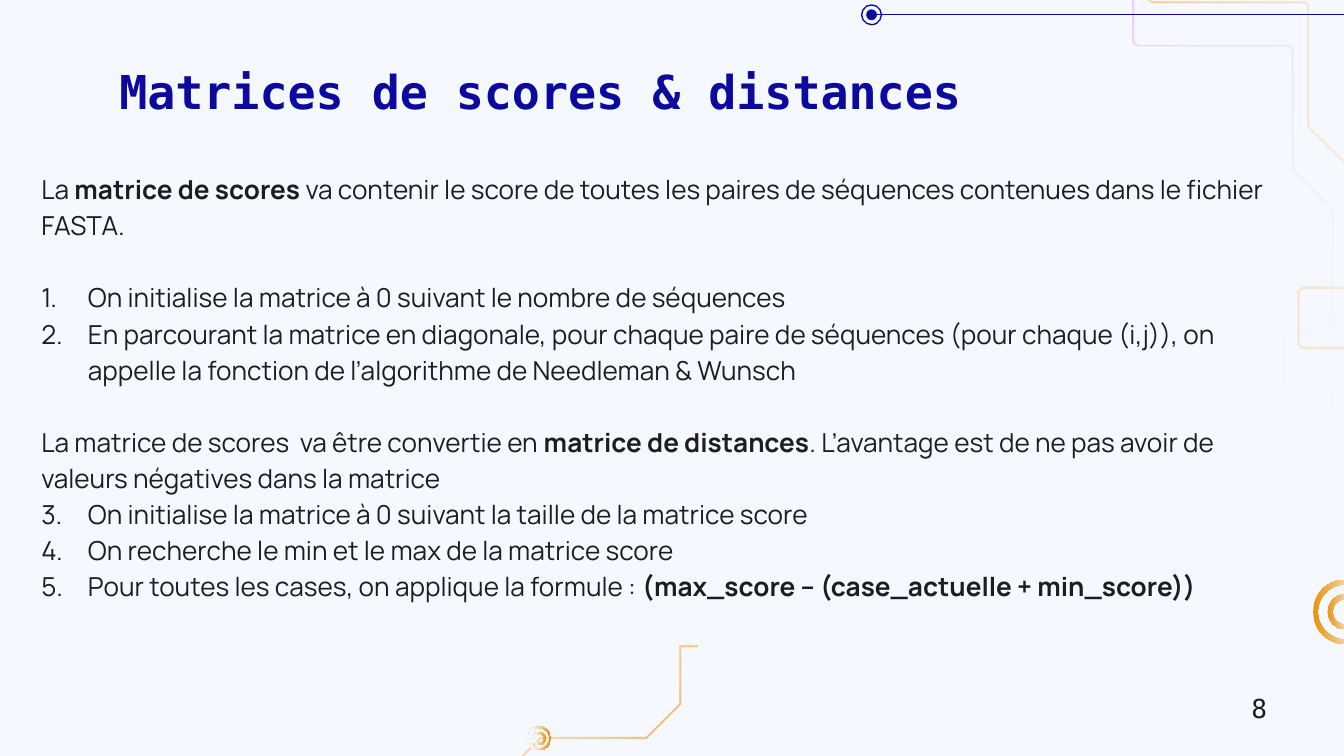
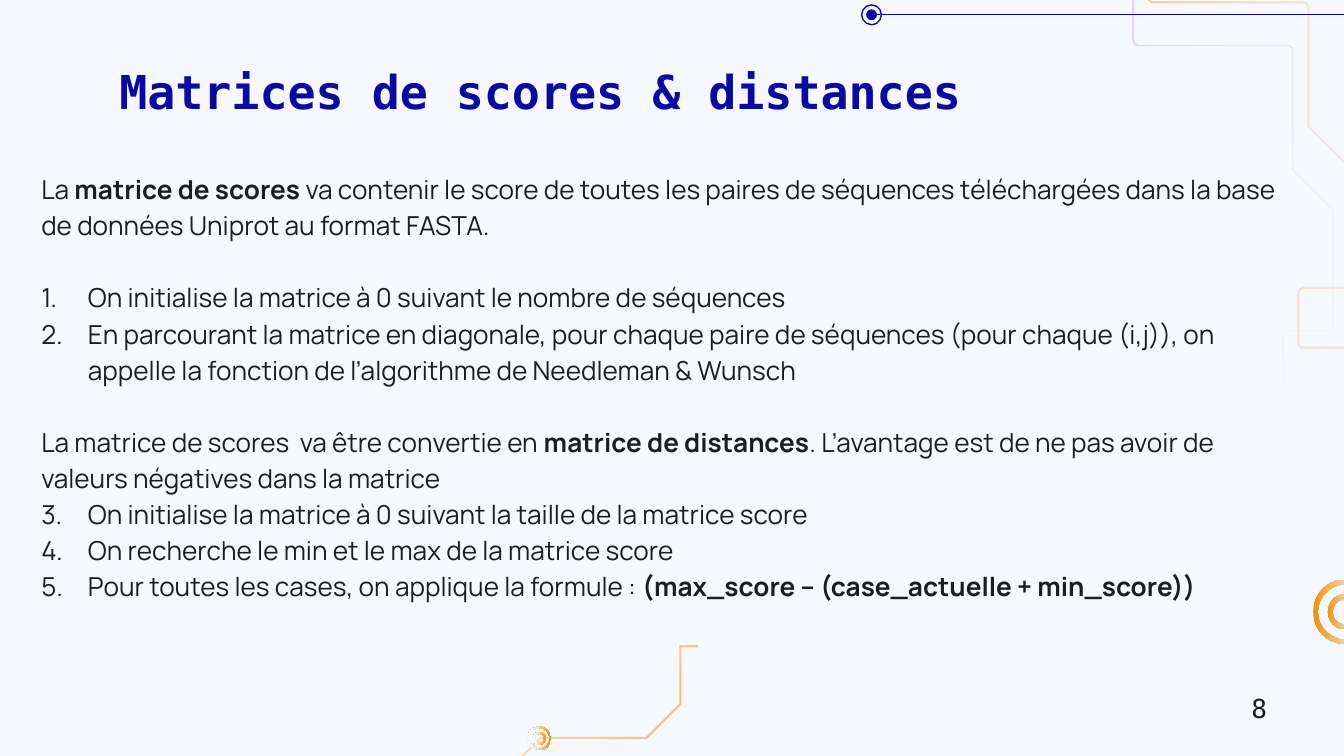
Before and after one commit to InLe074/LEBIB_Ines_Projet_Clustal_M2BI, a slide deck: slide 8 of Presentation_Projet_Clustal.pptx. Drawn at 1344x756 pixels with LibreOffice and Linux fonts; fonts in the diff are those of the drawing; background and template pictures are left out. Boxes give left, top, right and bottom in pixels: in the first picture for what was removed or moved away, otherwise in the second. Text is boxed around its words. In the diff, an @@ line names an element or a change of style, - is before the commit and + after.

```diff
--- a/Presentation_Projet_Clustal.pptx
+++ b/Presentation_Projet_Clustal.pptx
@@ subtitle at (41,178,1275,242): text changed @@
-La matrice de scores va contenir le score de toutes les paires de séquences contenues dans le fichier FASTA.
+La matrice de scores va contenir le score de toutes les paires de séquences téléchargées dans la base de données Uniprot au format FASTA.
```
Also in this commit, not shown: 3 other slides changed.
